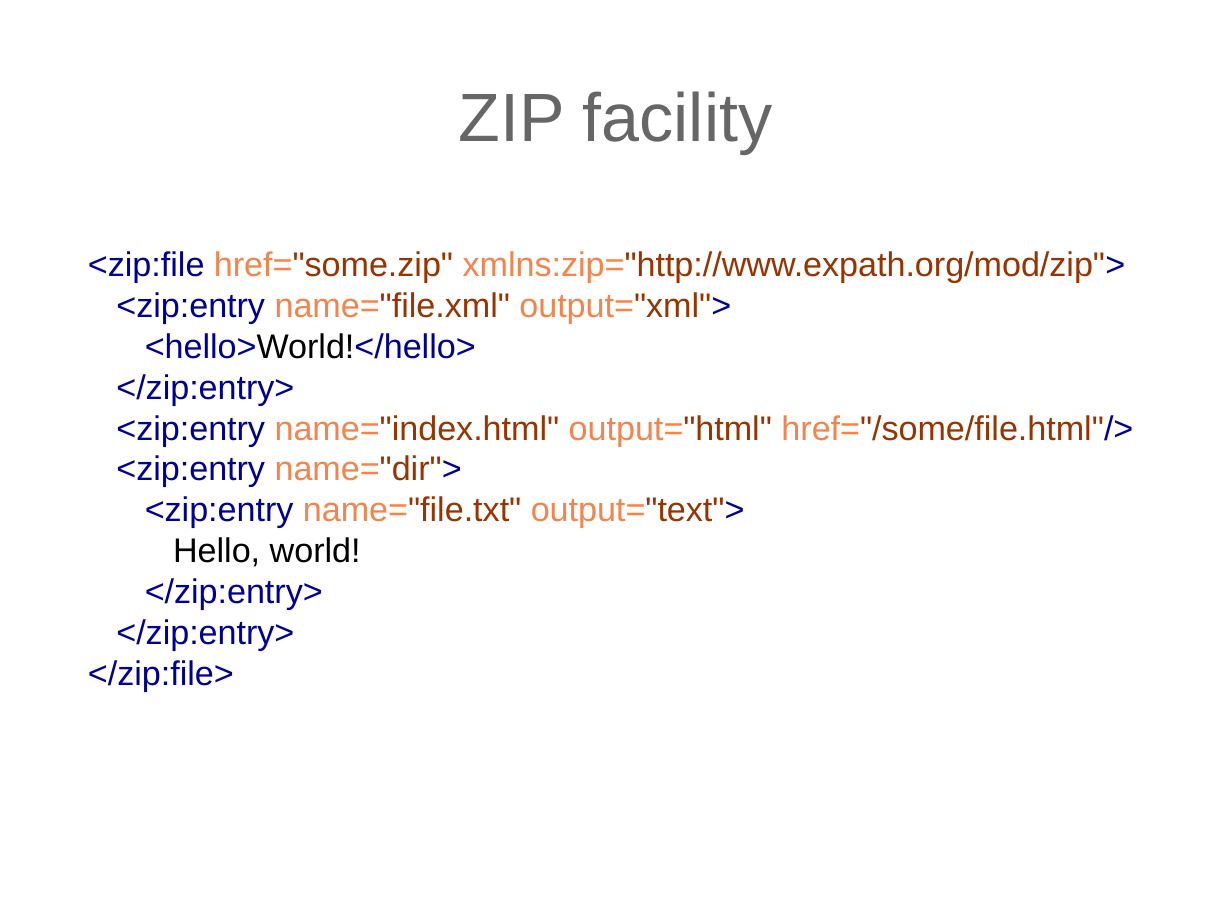
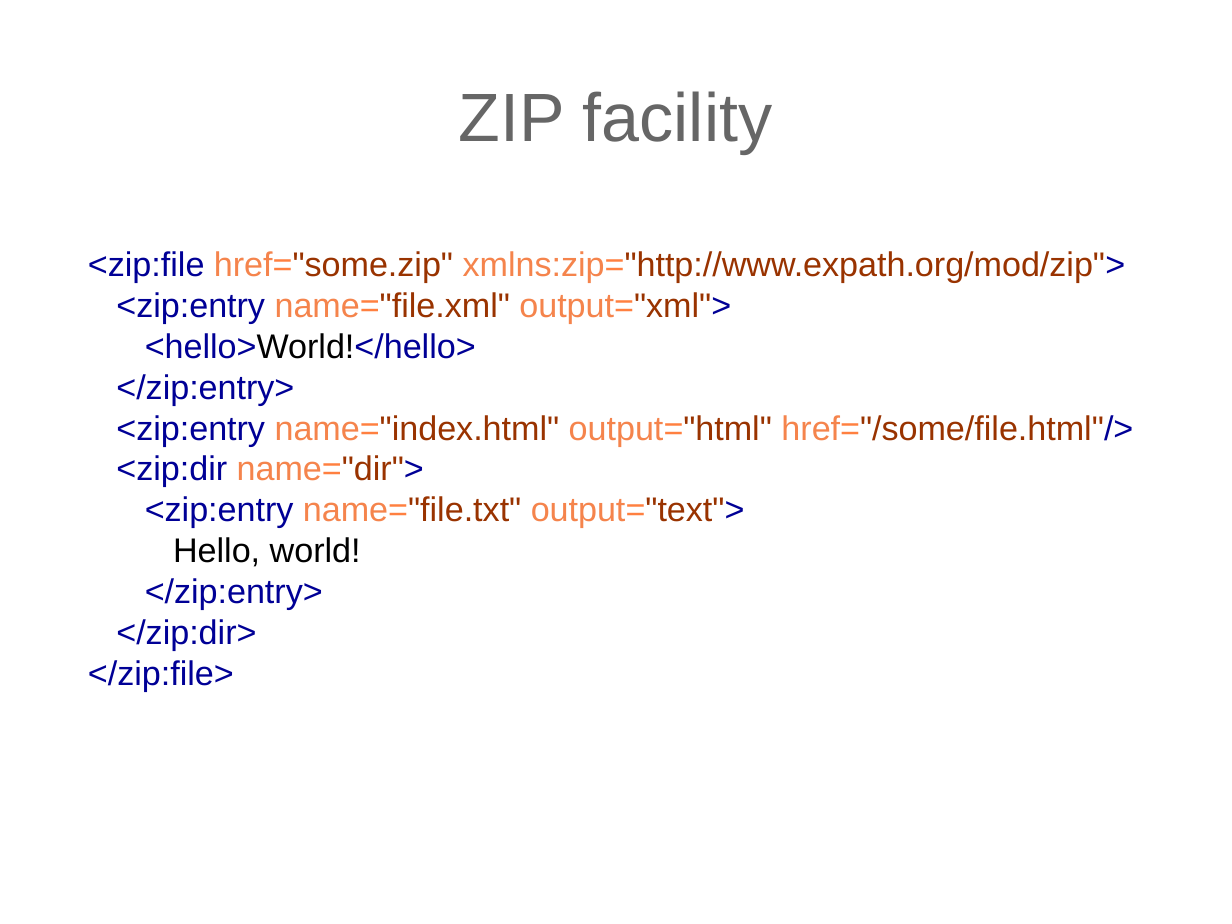
Before and after one commit to expath/expath-www, a slide deck: slide 20 of misc/2009-balisage/presentation/balisage-expath.odp (slide 17 before the commit). Drawn at 1232x924 pixels with LibreOffice and Linux fonts; fonts in the diff are those of the drawing; background and template pictures are left out. Boxes give left, top, right and bottom in pixels: in the first picture for what was removed or moved away, otherwise in the second. Text is boxed around its words. In the diff, an @@ line names an element or a change of style, - is before the commit and + after.

```diff
--- a/misc/2009-balisage/presentation/balisage-expath.odp
+++ b/misc/2009-balisage/presentation/balisage-expath.odp
@@ text at [88, 251, 1133, 692]: text changed @@
-<zip:file href="some.zip" xmlns:zip="http://www.expath.org/mod/zip">
-<zip:entry name="file.xml" output="xml">
-<hello>World!</hello>
-</zip:entry>
-<zip:entry name="index.html" output="html" href="/some/file.html"/>
-<zip:entry name="dir">
-<zip:entry name="file.txt" output="text">
-Hello, world!
-</zip:entry>
-</zip:entry>
-</zip:file>
+<zip:file href="some.zip" xmlns:zip="http://www.expath.org/mod/zip">
+<zip:entry name="file.xml" output="xml">
+<hello>World!</hello>
+</zip:entry>
+<zip:entry name="index.html" output="html" href="/some/file.html"/>
+<zip:dir name="dir">
+<zip:entry name="file.txt" output="text">
+Hello, world!
+</zip:entry>
+</zip:dir>
+</zip:file>
```
Also in this commit, not shown: 2 other slides changed, 8 slides added, 2 slides removed, 1 other file.
